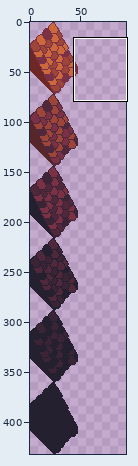
One commit to this sprite sheet: resources/pngs/Block Roof Tiles.png. The first picture is a wide view before the edit; the outline marks the close-up.
Close-up. First the earlier version:
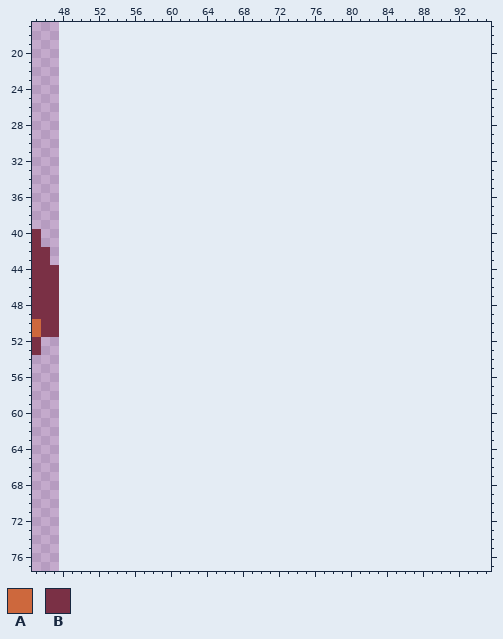
The file is 48x432 pixels. Shown: x 45..95, y 17..77. The old version is drawn lined up with the new one, on the new canvas. The commit also changed other parts of the picture, which this record leaves out.
Palette (. is transparent): A #cd683d  B #7a3045
Pixels before (only the part around the change), first column x 45:
17 ...................................................
18 ...................................................
19 ...................................................
20 ...................................................
21 ...................................................
22 ...................................................
23 ...................................................
24 ...................................................
25 ...................................................
26 ...................................................
27 ...................................................
28 ...................................................
29 ...................................................
30 ...................................................
31 ...................................................
32 ...................................................
33 ...................................................
34 ...................................................
35 ...................................................
36 ...................................................
37 ...................................................
38 ...................................................
39 ...................................................
40 B..................................................
41 B..................................................
42 BB.................................................
43 BB.................................................
44 BBB................................................
45 BBB................................................
46 BBB................................................
47 BBB................................................
48 BBB................................................
49 BBB................................................
50 ABB................................................
51 ABB................................................
52 B..................................................
53 B..................................................
54 ...................................................
55 ...................................................
56 ...................................................
57 ...................................................
58 ...................................................
59 ...................................................
60 ...................................................
61 ...................................................
62 ...................................................
63 ...................................................
64 ...................................................
65 ...................................................
66 ...................................................
67 ...................................................
68 ...................................................
69 ...................................................
70 ...................................................
71 ...................................................
72 ...................................................
73 ...................................................
74 ...................................................
75 ...................................................
76 ...................................................
77 ...................................................
New version:
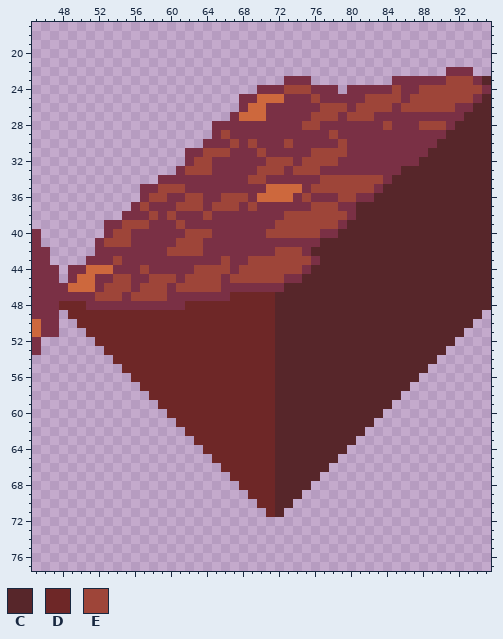
Colours new in this view: C #57262a  D #6e2727  E #9e4539
From old to new:
canvas 48x432 -> 96x432
Changed rows in their new state; - is an unchanged pixel.
first column x 48:
22 -------------------------------------------BBB--
23 -------------------------BBB---------BBBBBBEEEBC
24 ----------------------BBBEEEBBB-BBBBBEBBEEEEEEEB
25 --------------------BBAAABBBEBBBBBEEEEBEEEEEEEBC
26 --------------------BAABBBBBBEEEBEEEEBEEEEEEBBCC
27 -------------------BAAABBBBBEEEBEEEBBBBBBBBBBCCC
28 -----------------BBBBBBBBBBEEBBBBBBBEBBBEEEBCCCC
29 -----------------BEBBBBBBBBBBBEBBBBBBBBBBBBCCCCC
30 ----------------BBBEBEBBBEBBBBBEBBBBBBBBBBCCCCCC
31 --------------BBEEEBBBEBBBBBEEEEBBBBBBBBBCCCCCCC
32 --------------BEEBBBBBBEEEBEEEEBBBBBBBBBCCCCCCCC
33 -------------BEEEBBBBBEEEBEEEBBBBBBBBBCCCCCCCCCC
34 -----------BBBBBBBBBBEEBBBBBBEEEEEEEBCCCCCCCCCCC
35 ---------BBEEEBBBBBBBBBAAAABEEEEEEEBCCCCCCCCCCCC
36 ---------BEEBBEEBBEEEBAAAABEBBBEEBBCCCCCCCCCCCCC
37 --------BEBBBEEEBEEEBEBBBBBBEEEBBCCCCCCCCCCCCCCC
38 -------BBBEBEBBBEBBBBBBBBEEEEEEEBCCCCCCCCCCCCCCC
39 -----BBEEEBBBEBBBBBBBBBBEEEEEEEBCCCCCCCCCCCCCCCC
40 -----BEEBBBBBBEEEBBBBBBEEEEEEBBCCCCCCCCCCCCCCCCC
41 ----BEEEBBBBBEEEBBBBBBBBBBBBBCCCCCCCCCCCCCCCCCCC
42 ----BBBBBBBBEEEEBBBBBBBBEEEBCCCCCCCCCCCCCCCCCCCC
43 ---BBBEBBBBBBBBBBBEBBEEEEEEEBCCCCCCCCCCCCCCCCCCC
44 -BBAAABBBEBBBBBEEEEBEEEEEEEBCCCCCCCCCCCCCCCCCCCC
45 -BAABBEEBBEEEBEEEEBEEEEEEBBCCCCCCCCCCCCCCCCCCCCC
46 BAAABEEEBEEEBEEEEEBBBBBBBCCCCCCCCCCCCCCCCCCCCCCC
47 BBBBEEEBEEEEBBBBBBBDDDDDCCCCCCCCCCCCCCCCCCCCCCCC
48 DDDBBBBBBBBBBBDDDDDDDDDDCCCCCCCCCCCCCCCCCCCCCCCC
49 -DDDDDDDDDDDDDDDDDDDDDDDCCCCCCCCCCCCCCCCCCCCCCC-
50 --DDDDDDDDDDDDDDDDDDDDDDCCCCCCCCCCCCCCCCCCCCCC--
51 ---DDDDDDDDDDDDDDDDDDDDDCCCCCCCCCCCCCCCCCCCCC---
52 ----DDDDDDDDDDDDDDDDDDDDCCCCCCCCCCCCCCCCCCCC----
53 -----DDDDDDDDDDDDDDDDDDDCCCCCCCCCCCCCCCCCCC-----
54 ------DDDDDDDDDDDDDDDDDDCCCCCCCCCCCCCCCCCC------
55 -------DDDDDDDDDDDDDDDDDCCCCCCCCCCCCCCCCC-------
56 --------DDDDDDDDDDDDDDDDCCCCCCCCCCCCCCCC--------
57 ---------DDDDDDDDDDDDDDDCCCCCCCCCCCCCCC---------
58 ----------DDDDDDDDDDDDDDCCCCCCCCCCCCCC----------
59 -----------DDDDDDDDDDDDDCCCCCCCCCCCCC-----------
60 ------------DDDDDDDDDDDDCCCCCCCCCCCC------------
61 -------------DDDDDDDDDDDCCCCCCCCCCC-------------
62 --------------DDDDDDDDDDCCCCCCCCCC--------------
63 ---------------DDDDDDDDDCCCCCCCCC---------------
64 ----------------DDDDDDDDCCCCCCCC----------------
65 -----------------DDDDDDDCCCCCCC-----------------
66 ------------------DDDDDDCCCCCC------------------
67 -------------------DDDDDCCCCC-------------------
68 --------------------DDDDCCCC--------------------
69 ---------------------DDDCCC---------------------
70 ----------------------DDCC----------------------
71 -----------------------DC-----------------------
Pixel boxes of the changes (left, top, right, bottom) in both close-ups:
added: (59, 67, 491, 517)
